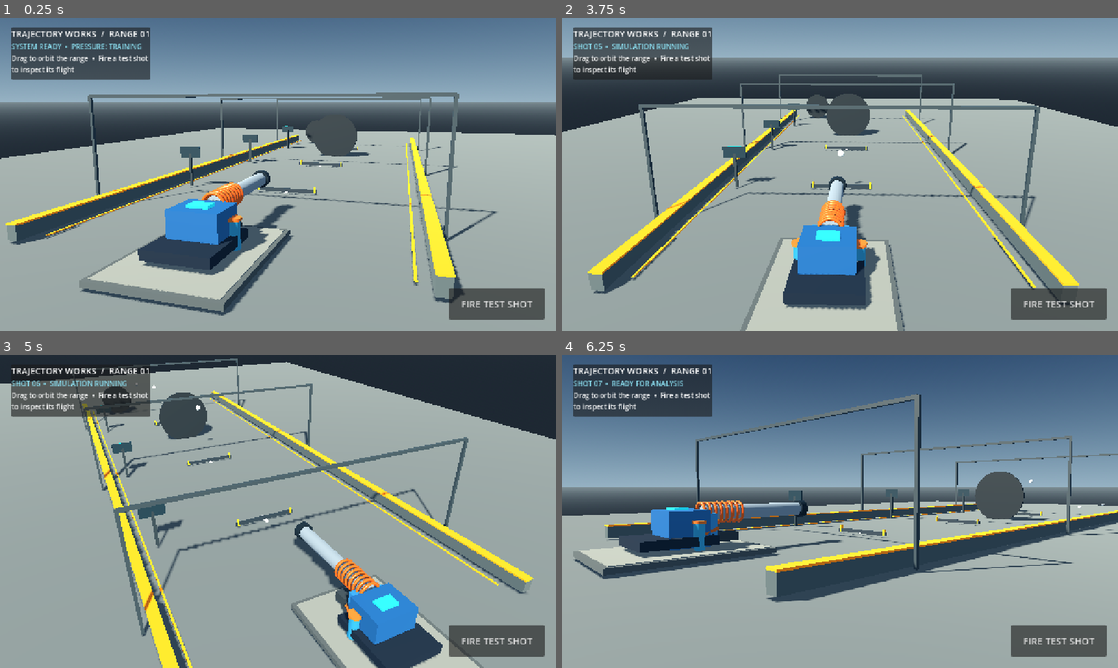
Above: before the commit, frames 1-4 (two rows, left to right).
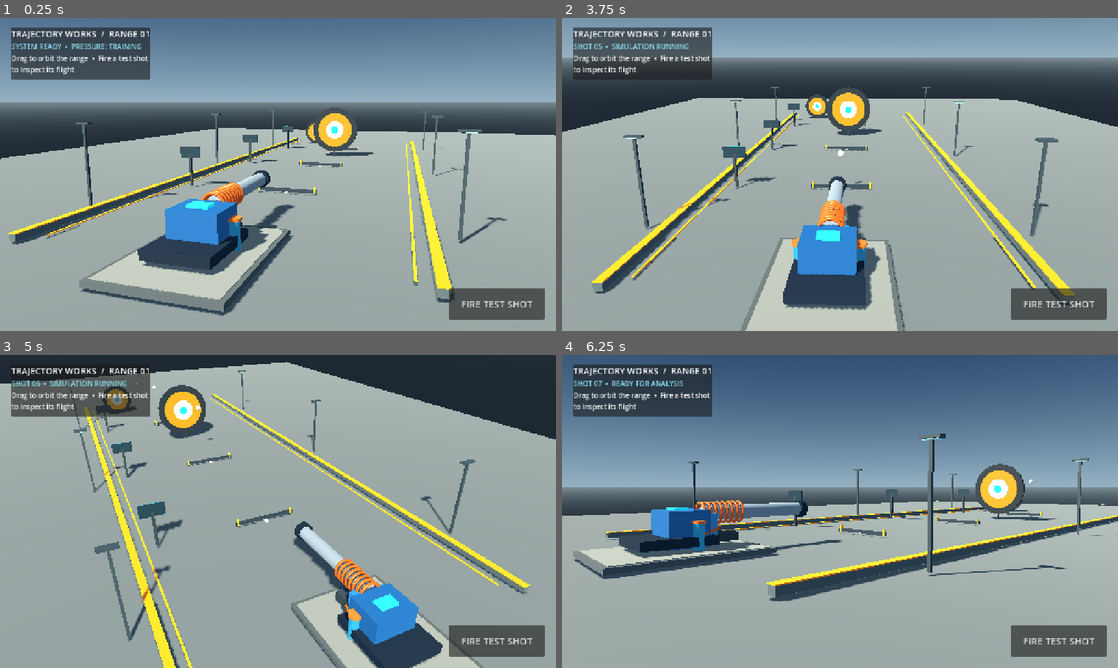
Above: after the commit, the same moments.

Repository: tpylman90-ctrl/Trajectory-Works
Game: Godot game, scene res://scenes/range.tscn
The game is run twice, just before and just after one commit, with the same random seed, the same clock (stepped at 60 frames per second) and the same inputs.
Inputs (mouse positions are in pixels of both pictures, inside the frame that each line leads up to):
- Up to frame 1 (0.25 s): no input
- Up to frame 2 (3.75 s): click "FIRE TEST SHOT" at 0.5 s; click "FIRE TEST SHOT" at 1.25 s; click "FIRE TEST SHOT" at 2 s; tap Enter at 2.75 s; move the mouse to (962, 158) at 2.77 s; click (962, 158) at 2.92 s; tap Space at 3.5 s; drag from (728, 190) to (812, 237) at 3.52 s
- Up to frame 3 (5 s): tap Enter at 4.25 s; move the mouse to (333, 442) at 4.27 s; click (333, 442) at 4.42 s
- Up to frame 4 (6.25 s): tap Space at 5 s; drag from (812, 574) to (673, 464) at 5.02 s; move the mouse to (1006, 558) at 5.77 s; click (1006, 558) at 5.92 s

The runs differ from the first frame. In frame 1, 6.1% of the frame differs, in the area x 1-92%, y 23-92%; in frame 2, 8.2%; in frame 3, 8.3%; in frame 4, 8.3%, in the area x 7-100%, y 12-80%.

Commit message:
Reveal bullseye rings and open up the firing lane

Diff:
--- a/scripts/range.gd
+++ b/scripts/range.gd
@@ -146,7 +146,7 @@
 		_add_box(self, Vector3(0.0, 0.12, -distance), Vector3(4.2, 0.24, 0.14), Color(0.12, 0.18, 0.22), 0.03, 0.7)
 		_add_box(self, Vector3(-1.95, 0.22, -distance), Vector3(0.12, 0.42, 0.18), Color(0.92, 0.55, 0.12), 0.02, 0.58)
 		_add_box(self, Vector3(1.95, 0.22, -distance), Vector3(0.12, 0.42, 0.18), Color(0.92, 0.55, 0.12), 0.02, 0.58)
-	_add_target(Vector3(0.0, 2.2, -32.0), 2.5)
+	_add_target(Vector3(0.0, 2.9, -32.0), 2.5)
 	_add_target(Vector3(-5.0, 1.6, -46.0), 1.7)
 	_add_box(self, Vector3(-8.0, 0.025, -24.0), Vector3(0.12, 0.05, 48.0), Color(0.96, 0.48, 0.10), 0.0, 0.7)
 	_add_box(self, Vector3(8.0, 0.025, -24.0), Vector3(0.12, 0.05, 48.0), Color(0.96, 0.48, 0.10), 0.0, 0.7)
@@ -157,16 +157,18 @@
 	_add_box(self, Vector3(0.0, 0.12, 0.15), Vector3(5.2, 0.24, 7.2), Color(0.25, 0.30, 0.32), 0.22, 0.82)
 	_add_box(self, Vector3(0.0, 0.255, 0.15), Vector3(4.8, 0.035, 6.8), Color(0.38, 0.42, 0.42), 0.08, 0.88)
 	for side in [-1.0, 1.0]:
-		_add_box(self, Vector3(side * 8.8, 0.38, -24.0), Vector3(0.52, 0.72, 50.0), Color(0.25, 0.31, 0.33), 0.12, 0.86)
-		_add_box(self, Vector3(side * 8.8, 0.76, -24.0), Vector3(0.57, 0.08, 50.0), Color(0.96, 0.48, 0.10), 0.04, 0.62)
+		_add_box(self, Vector3(side * 8.8, 0.16, -24.0), Vector3(0.38, 0.32, 50.0), Color(0.25, 0.31, 0.33), 0.12, 0.86)
+		_add_box(self, Vector3(side * 8.8, 0.34, -24.0), Vector3(0.42, 0.045, 50.0), Color(0.96, 0.48, 0.10), 0.04, 0.62)
 	for distance in [12.0, 24.0, 38.0]:
 		_add_box(self, Vector3(-7.25, 1.2, -distance), Vector3(0.18, 2.4, 0.18), Color(0.13, 0.19, 0.22), 0.04, 0.68)
 		_add_box(self, Vector3(-7.25, 2.45, -distance), Vector3(1.55, 0.78, 0.12), Color(0.08, 0.16, 0.20), 0.05, 0.52)
 		_add_box(self, Vector3(-7.25, 2.84, -distance - 0.07), Vector3(0.92, 0.035, 0.03), Color(0.08, 0.80, 0.95), 0.0, 0.28)
+	# Side-mounted range lights frame the lane without spanning across the shot path.
 	for distance in [-5.0, -22.0, -40.0]:
 		for side in [-1.0, 1.0]:
-			_add_box(self, Vector3(side * 9.4, 3.2, distance), Vector3(0.16, 6.4, 0.16), Color(0.16, 0.22, 0.25), 0.03, 0.62)
-		_add_box(self, Vector3(0.0, 6.35, distance), Vector3(18.8, 0.16, 0.16), Color(0.16, 0.22, 0.25), 0.03, 0.62)
+			_add_box(self, Vector3(side * 10.0, 2.4, distance), Vector3(0.14, 4.8, 0.14), Color(0.16, 0.22, 0.25), 0.03, 0.62)
+			_add_box(self, Vector3(side * 10.0, 4.85, distance), Vector3(0.9, 0.12, 0.34), Color(0.16, 0.22, 0.25), 0.04, 0.55)
+			_add_box(self, Vector3(side * 10.0, 4.77, distance), Vector3(0.65, 0.035, 0.20), Color(0.35, 0.84, 0.96), 0.01, 0.24)
 
 
 func _build_hud() -> void:
@@ -270,11 +272,11 @@
 	add_child(target)
 	var backing := _add_cylinder(target, Vector3.ZERO, radius, 0.16, Color(0.11, 0.16, 0.19), 0.24, 0.65, true)
 	backing.rotation.x = PI * 0.5
-	var outer := _add_cylinder(target, Vector3(0.0, 0.0, -0.10), radius * 0.76, 0.05, Color(0.89, 0.36, 0.10), 0.18, 0.5, true)
+	var outer := _add_cylinder(target, Vector3(0.0, 0.0, 0.10), radius * 0.76, 0.05, Color(0.96, 0.42, 0.11), 0.18, 0.5, true)
 	outer.rotation.x = PI * 0.5
-	var inner := _add_cylinder(target, Vector3(0.0, 0.0, -0.14), radius * 0.40, 0.05, Color(0.82, 0.84, 0.77), 0.12, 0.45, true)
+	var inner := _add_cylinder(target, Vector3(0.0, 0.0, 0.16), radius * 0.40, 0.05, Color(0.92, 0.94, 0.87), 0.12, 0.45, true)
 	inner.rotation.x = PI * 0.5
-	var center := _add_cylinder(target, Vector3(0.0, 0.0, -0.18), radius * 0.15, 0.06, Color(0.10, 0.68, 0.82), 0.12, 0.28, true)
+	var center := _add_cylinder(target, Vector3(0.0, 0.0, 0.22), radius * 0.15, 0.06, Color(0.10, 0.78, 0.96), 0.12, 0.28, true)
 	center.rotation.x = PI * 0.5
 	target.position = at
 	_add_pipe(self, at + Vector3(0.0, -radius, 0.0), at + Vector3(0.0, -radius - 0.8, 0.0), 0.07, Color(0.22, 0.28, 0.30))
